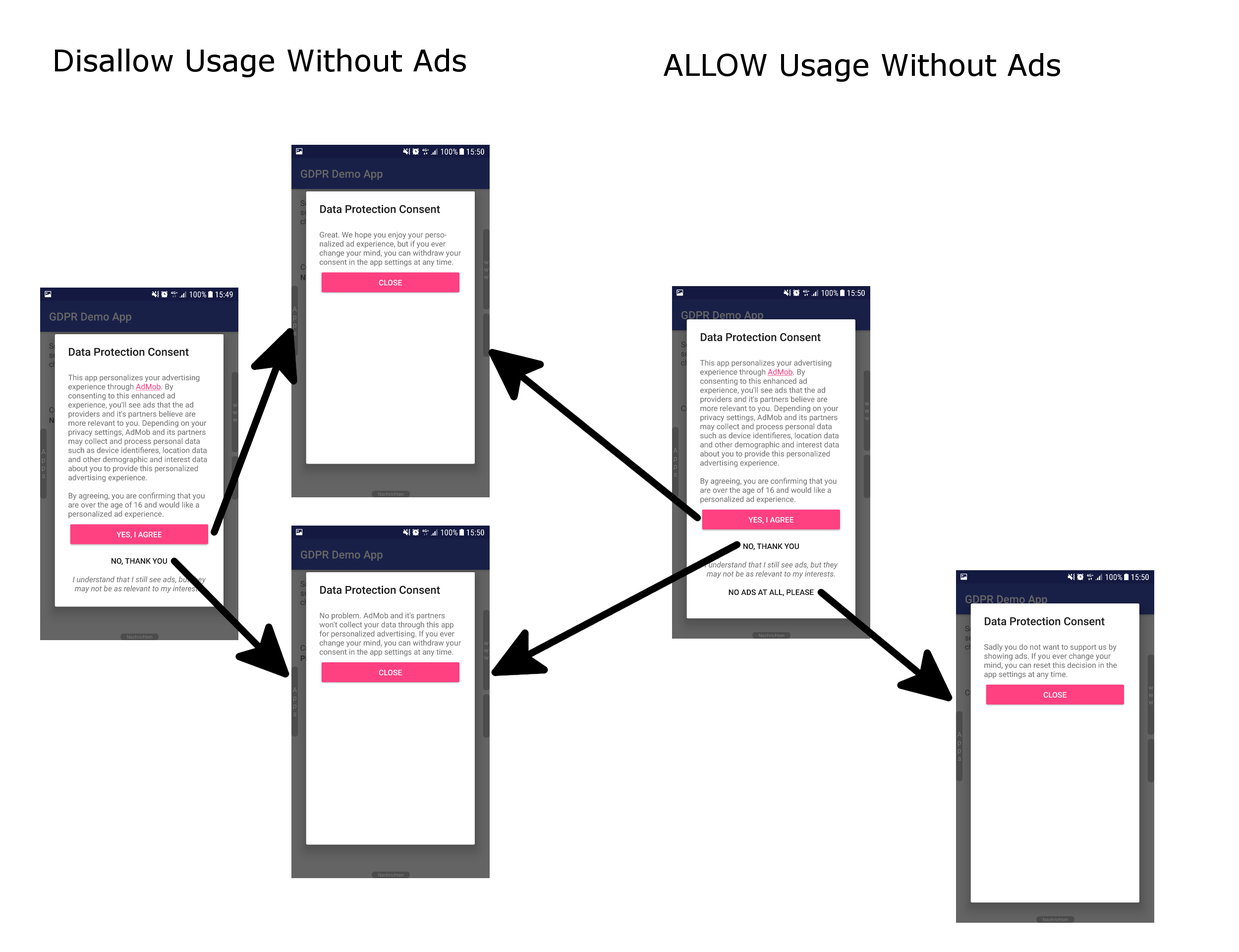
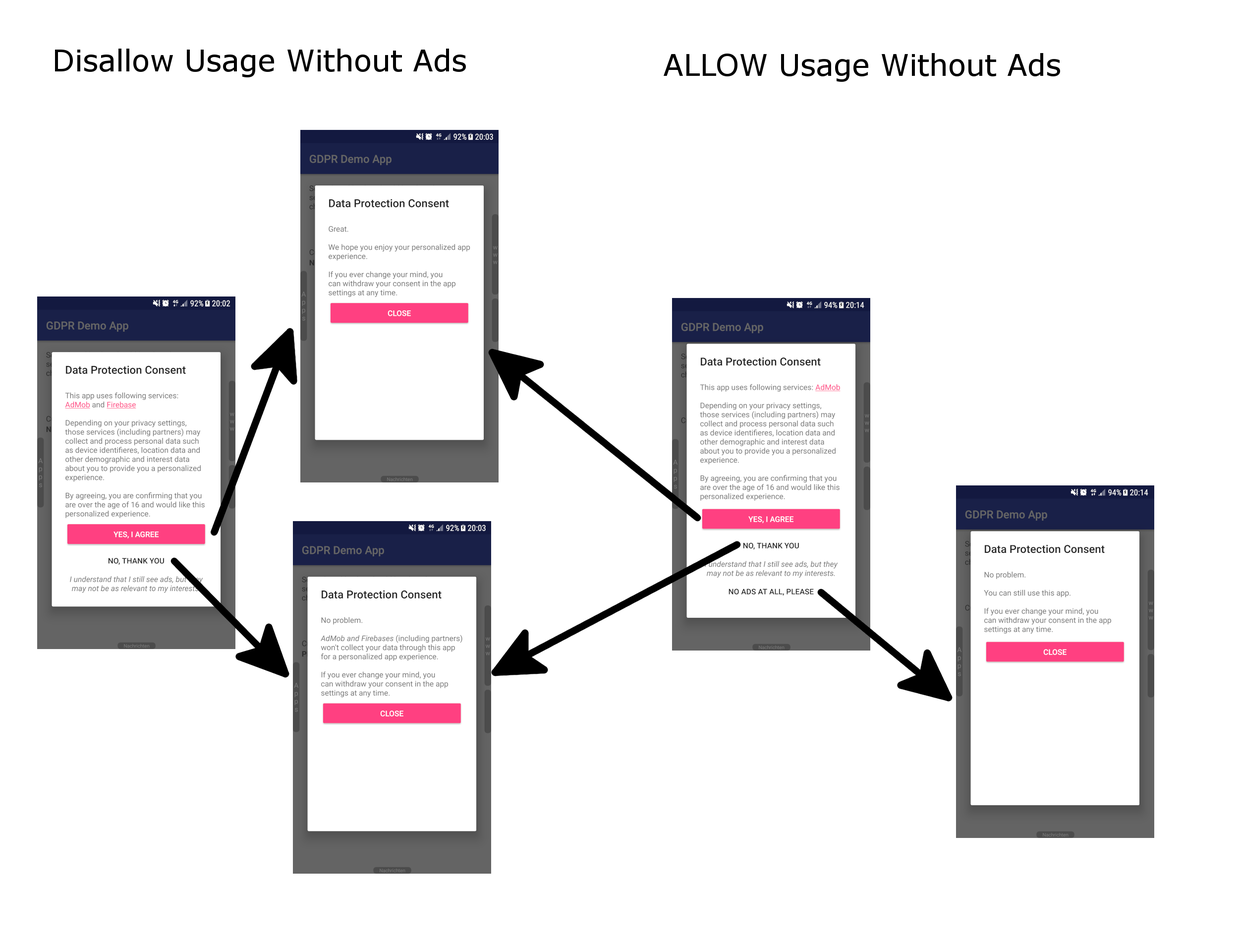
Before/after of a (1239, 952) layered artwork. What changed in the layer stack:
renamed "Screenshot_20180516-155038.png" to "Screenshot_20180516-201417.png", painted on it over (x1=956, y1=485, x2=1155, y2=923)
renamed "Screenshot_20180516-155033.png" to "Screenshot_20180516-201410.png", painted on it over (x1=672, y1=286, x2=871, y2=651)
renamed "Screenshot_20180516-155006.png" to "Screenshot_20180516-200315.png", painted on it over (x1=291, y1=520, x2=492, y2=878)
renamed "Screenshot_20180516-155001.png" to "Screenshot_20180516-200307.png", painted on it over (x1=291, y1=129, x2=499, y2=498)
renamed "Screenshot_20180516-154957.png" to "Screenshot_20180516-200300.png", painted on it over (x1=37, y1=287, x2=239, y2=649)
